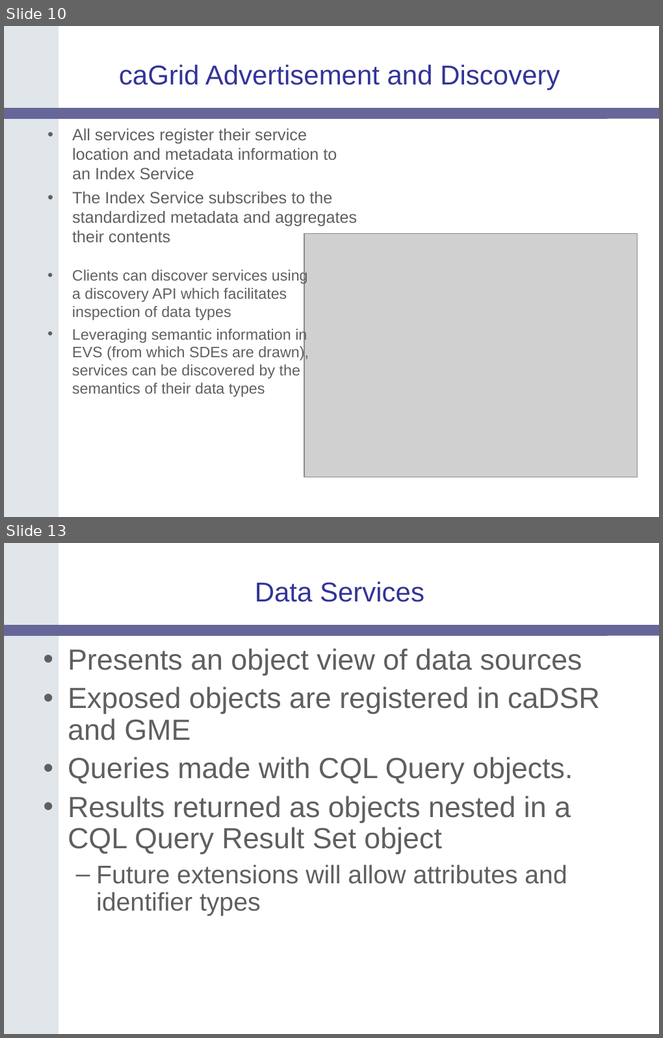
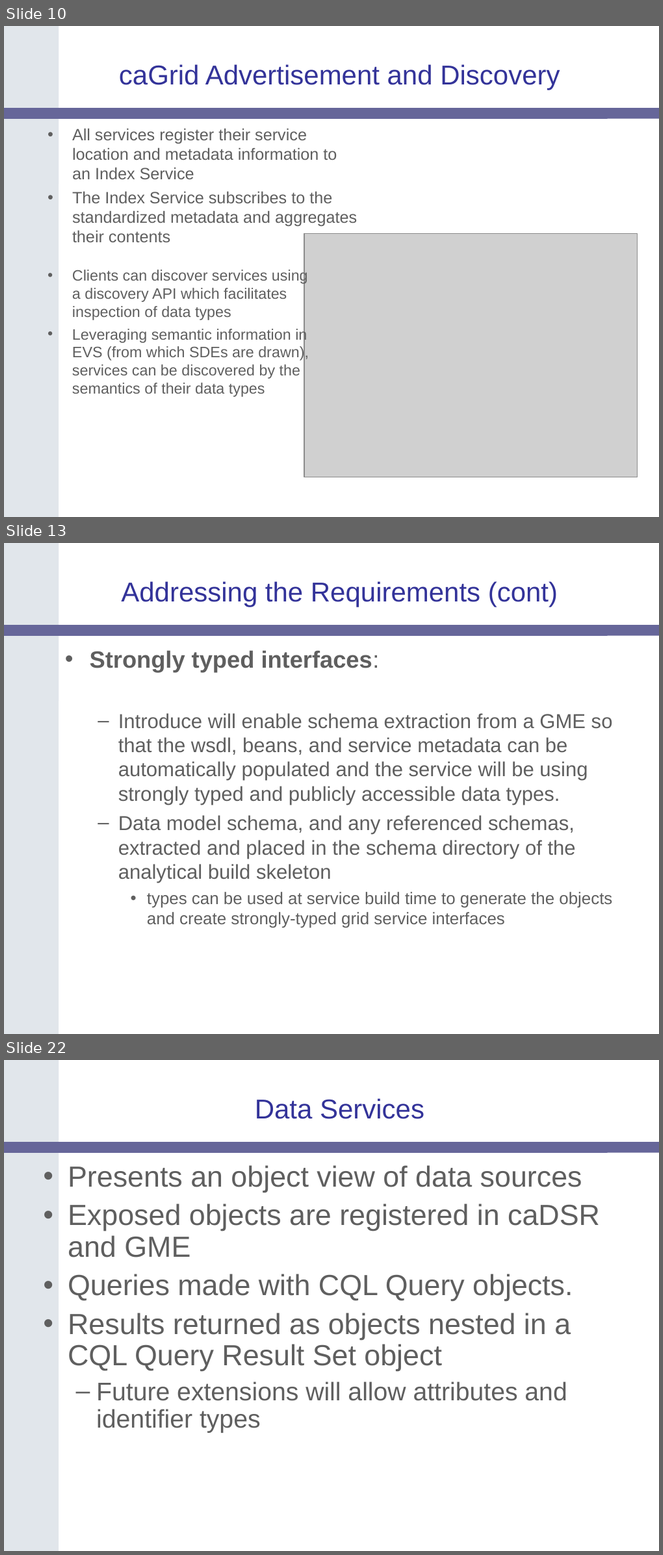
Before and after one commit to NCIP/cagrid-docs, a slide deck: presentations/200604_AnnualMeeting/caGrid-1.0-Architecture_caBIG-Annual-Meeting06.ppt. Shown one above the other, each under a label of ours: slides 10 and 13 before the commit, slides 10, 13 and 22 after it; the slides between them are not shown. The pictures are 663x1038 and 663x1555 pixels, drawn with LibreOffice and Linux fonts; fonts in the diff are those of the drawing; grey boxes stand for pictures; background and template pictures are left out. Boxes give left, top, right and bottom in pixels: in the first picture for what was removed or moved away, otherwise in the second. Text is boxed around its words. In the diff, an @@ line names an element or a change of style, - is before the commit and + after.

```diff
--- a/presentations/200604_AnnualMeeting/caGrid-1.0-Architecture_caBIG-Annual-Meeting06.ppt
+++ b/presentations/200604_AnnualMeeting/caGrid-1.0-Architecture_caBIG-Annual-Meeting06.ppt
@@ slide 13 added at [4,543,659,1034], background #FFFFFF; not listed: 2 template elements that a slide beside it also shows @@
@@ title added at [121,581,558,607], 30 pt, text #333399 @@
+Addressing the Requirements (cont)
@@ text added at [90,650,613,928], 22.2 pt, text #5F5F5F @@
+• Strongly typed interfaces:
+  – Introduce will enable schema extraction from a GME so that the wsdl, beans, and service metadata can be automatically populated and the service will be using strongly typed and publicly accessible data types.
+  – Data model schema, and any referenced schemas, extracted and placed in the schema directory of the analytical build skeleton
+    • types can be used at service build time to generate the objects and create strongly-typed grid service interfaces
@@ what was slide 13 is now slide 22 @@
```
Also in this commit, not shown: 1 slide changed, 10 other slides added, 2 slides removed.
